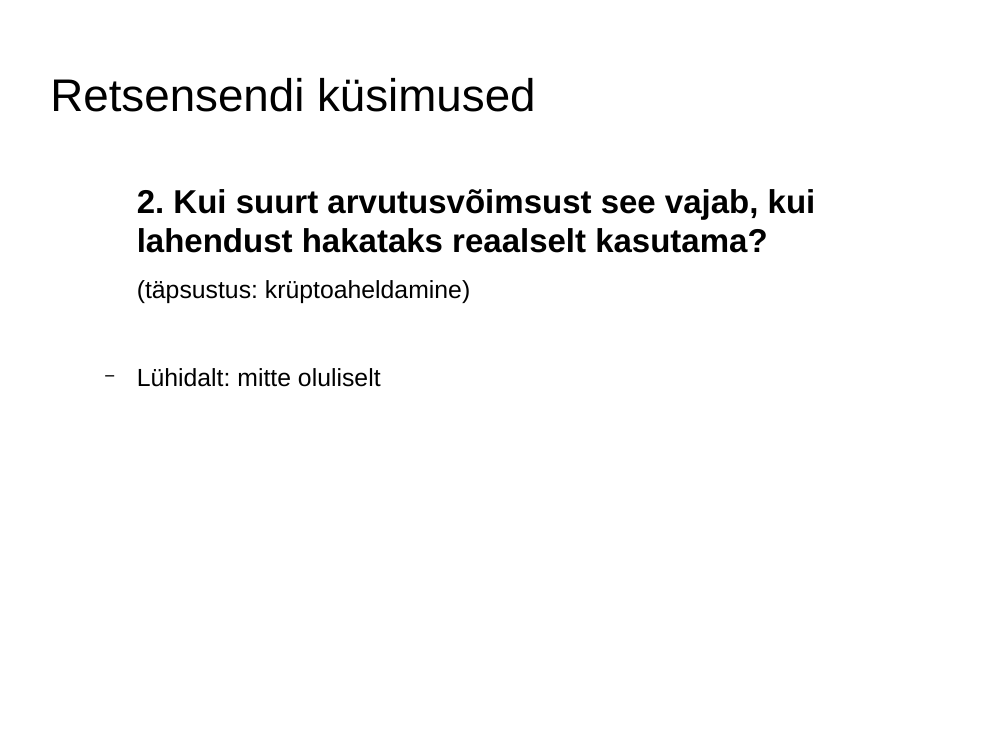
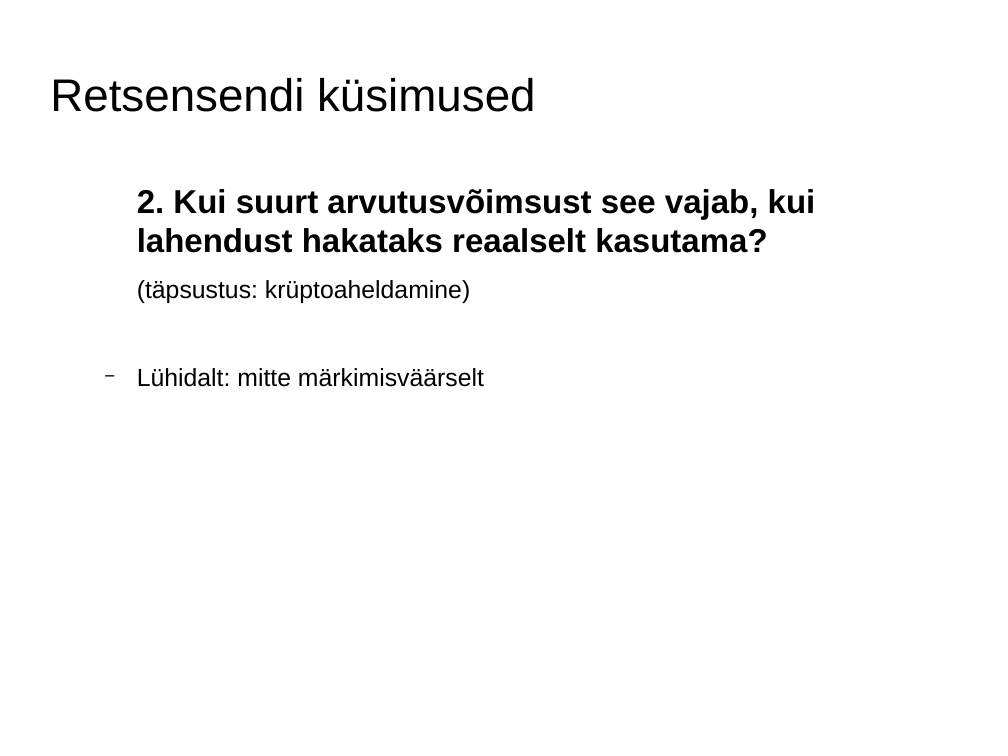
Before and after one commit to keijokapp/loputoo, a slide deck: slide 15 of Lõputöö esitlus.odp. Drawn at 1008x756 pixels with LibreOffice and Linux fonts; fonts in the diff are those of the drawing; background and template pictures are left out. Boxes give left, top, right and bottom in pixels: in the first picture for what was removed or moved away, otherwise in the second. Text is boxed around its words. In the diff, an @@ line names an element or a change of style, - is before the commit and + after.

```diff
--- a/Lõputöö esitlus.odp
+++ b/Lõputöö esitlus.odp
@@ text at (137,368,484,387): text changed @@
-  − Lühidalt: mitte oluliselt
+  − Lühidalt: mitte märkimisväärselt
```
Also in this commit, not shown: 3 other slides changed.
